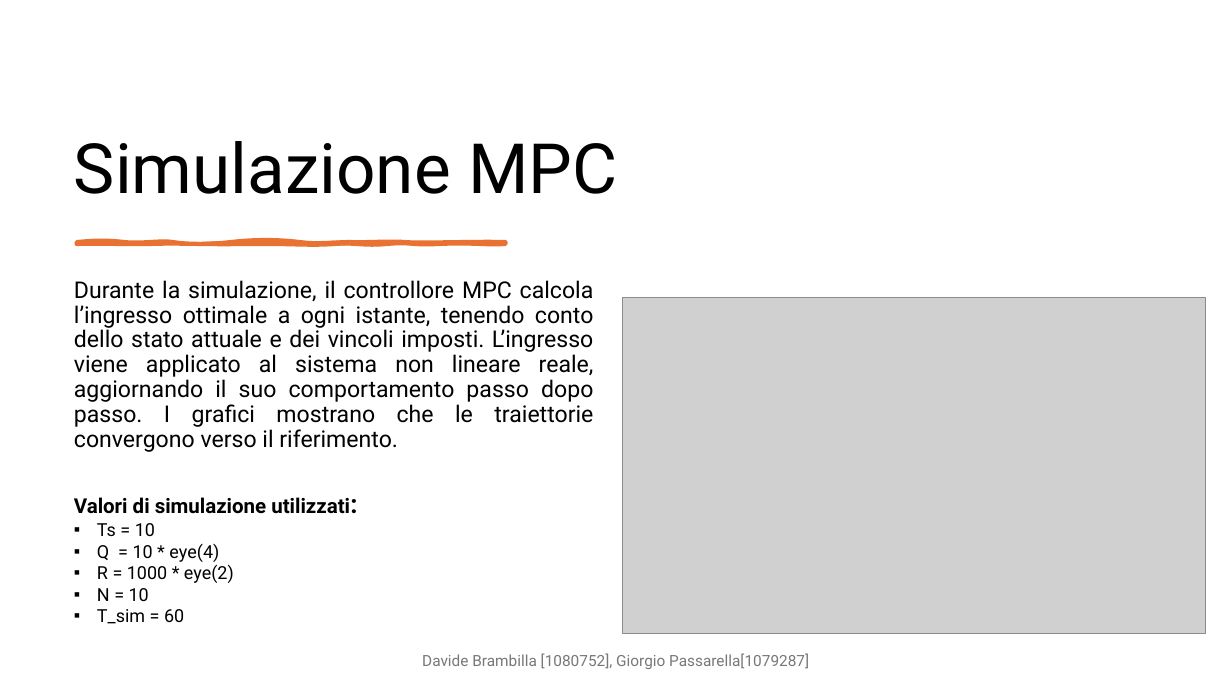
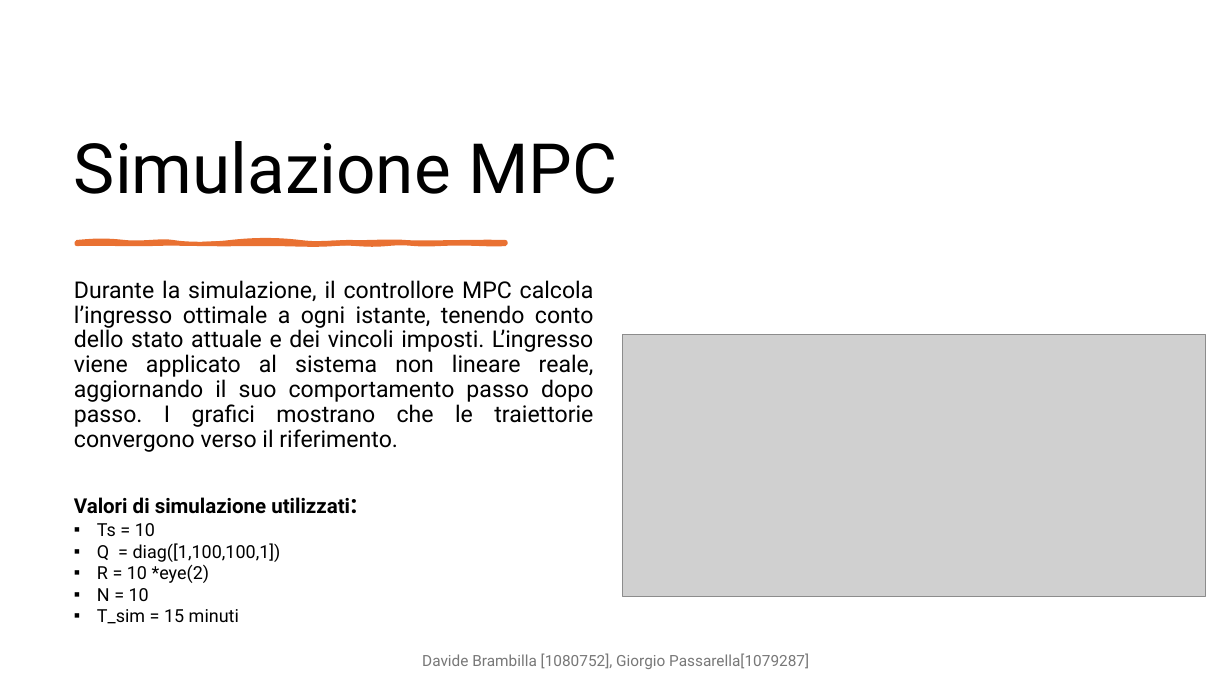
Before and after one commit to DavideBrambilla98/interconnectedTanksMPC, a slide deck: slide 28 of cam.pptx. Drawn at 1232x693 pixels with LibreOffice and Linux fonts; fonts in the diff are those of the drawing; grey boxes stand for pictures. Boxes give left, top, right and bottom in pixels: in the first picture for what was removed or moved away, otherwise in the second. Text is boxed around its words. In the diff, an @@ line names an element or a change of style, - is before the commit and + after.

```diff
--- a/cam.pptx
+++ b/cam.pptx
@@ picture: place and size @@
-picture at [623, 298, 1206, 634]
+picture at [623, 335, 1206, 596]
@@ text at [97, 543, 281, 583]: text changed @@
-▪ Q = 10 * eye(4)
-▪ R = 1000 * eye(2)
+▪ Q = diag([1,100,100,1])
+▪ R = 10 *eye(2)
@@ text at [97, 609, 239, 624]: text changed @@
-▪ T_sim = 60
+▪ T_sim = 15 minuti
```
Also in this commit, not shown: 5 other slides changed.
